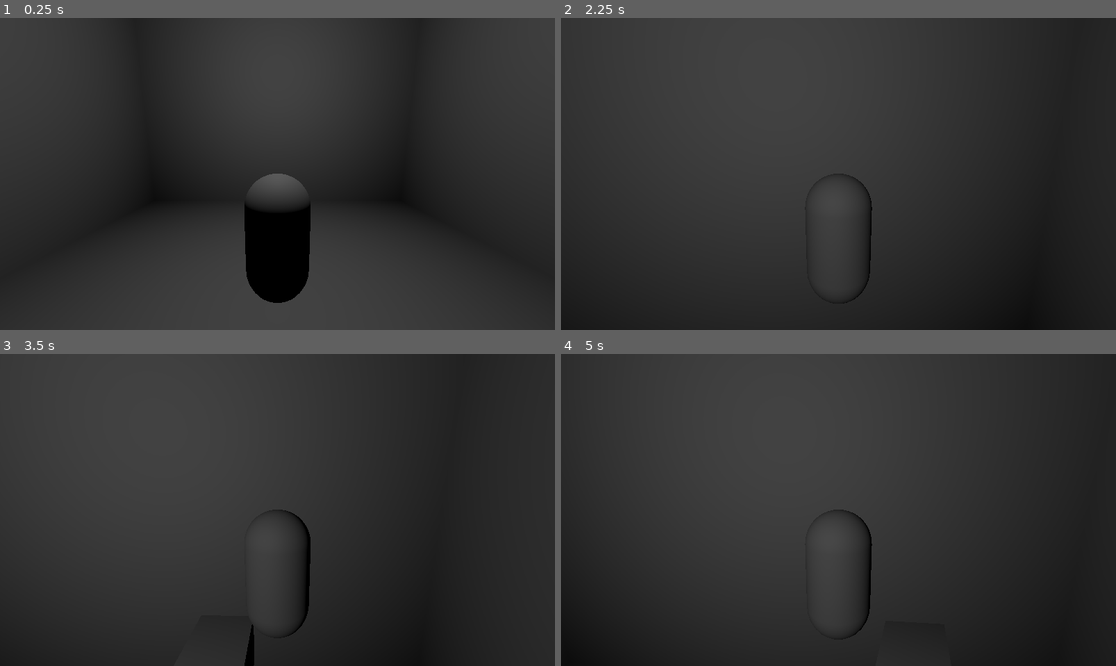
Above: before the commit, frames 1-4 (two rows, left to right).
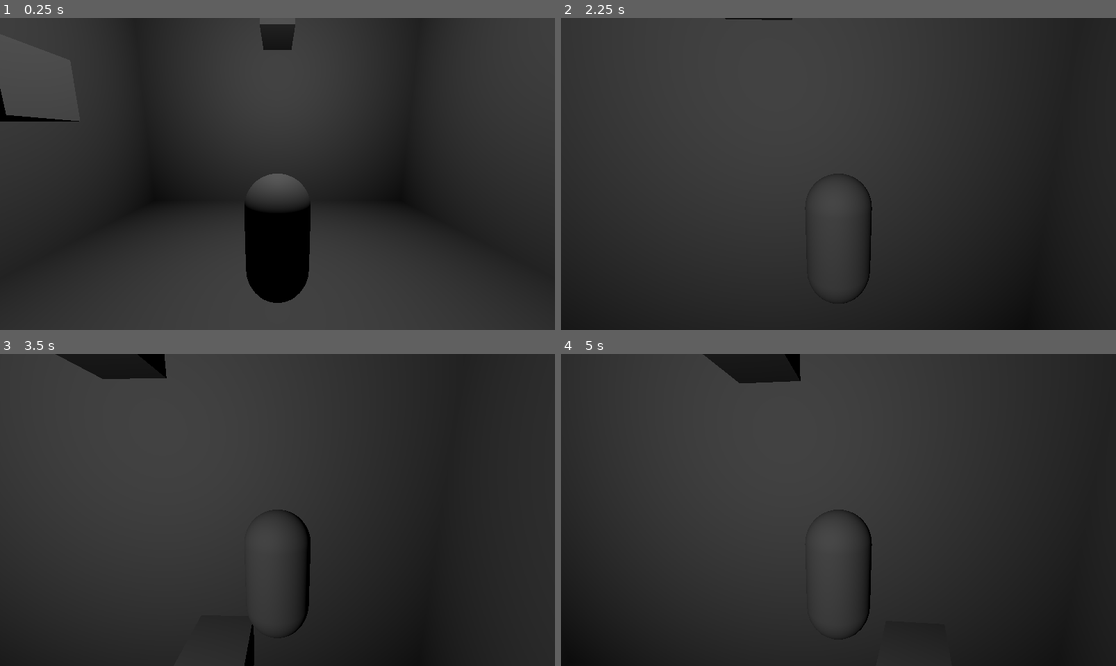
Above: after the commit, the same moments.

Repository: Lukko-Digital/walkington-city
Game: Godot game, scene res://cave1.tscn
The game is run twice, just before and just after one commit, with the same random seed, the same clock (stepped at 60 frames per second) and the same inputs. This scene is started directly instead of the project's main scene.
Inputs (mouse positions are in pixels of both pictures, inside the frame that each line leads up to):
- Up to frame 1 (0.25 s): no input
- Up to frame 2 (2.25 s): tap Enter at 0.5 s; move the mouse to (866, 174) at 0.52 s; hold Right mouse button (recall) 0.53-1.28 s; hold W (forward) from 0.53 s (still down); tap Space (jump) at 0.77, 1.52, 2 s; move the mouse to (810, 174) at 1.27 s; click (810, 174) at 1.35 s; move the mouse to (849, 167) at 2.02 s; hold Right mouse button (recall) from 2.03 s (still down)
- Up to frame 3 (3.5 s): keep holding W (forward); move the mouse to (271, 516) at 2.77 s; release Right mouse button (recall) at 2.78 s; click (271, 516) at 2.85 s; tap Space (jump) at 3.02 s
- Up to frame 4 (5 s): keep holding W (forward); move the mouse to (877, 513) at 3.52 s; hold Right mouse button (recall) 3.53-4.28 s; tap Space (jump) at 3.77, 4.52 s; tap Enter at 4.25 s; move the mouse to (794, 506) at 4.27 s; click (794, 506) at 4.35 s

The runs differ from the first frame. In frame 1, 0.7% of the frame differs, in the area x 0-54%, y 2-34%; in frame 2, less than 0.1%; in frame 3, 1.2%; in frame 4, 1.3%, in the area x 25-44%, y 0-10%.

Commit message:
add platforms

Diff:
--- a/cave1.tscn
+++ b/cave1.tscn
@@ -15,7 +15,19 @@
 [node name="OmniLight3D" type="OmniLight3D" parent="."]
 omni_range = 10.0
 
-[node name="CSGBox3D2" type="CSGBox3D" parent="."]
+[node name="platforms" type="Node" parent="."]
+
+[node name="CSGBox3D2" type="CSGBox3D" parent="platforms"]
 transform = Transform3D(1, 0, 0, 0, 1, 0, 0, 0, 1, 0, -4.09556, 4.30196)
 use_collision = true
 size = Vector3(1, 1, 1.71143)
+
+[node name="CSGBox3D3" type="CSGBox3D" parent="platforms"]
+transform = Transform3D(-4.37114e-08, 0, 1, 0, 1, 0, -1, 0, -4.37114e-08, -4.35837, -1.70755, -0.261729)
+use_collision = true
+size = Vector3(1, 1, 1.71143)
+
+[node name="CSGBox3D4" type="CSGBox3D" parent="platforms"]
+transform = Transform3D(1, 0, 0, 0, 1, 0, 0, 0, 1, 0, 1.12192, -4.21975)
+use_collision = true
+size = Vector3(1, 1, 1.71143)
